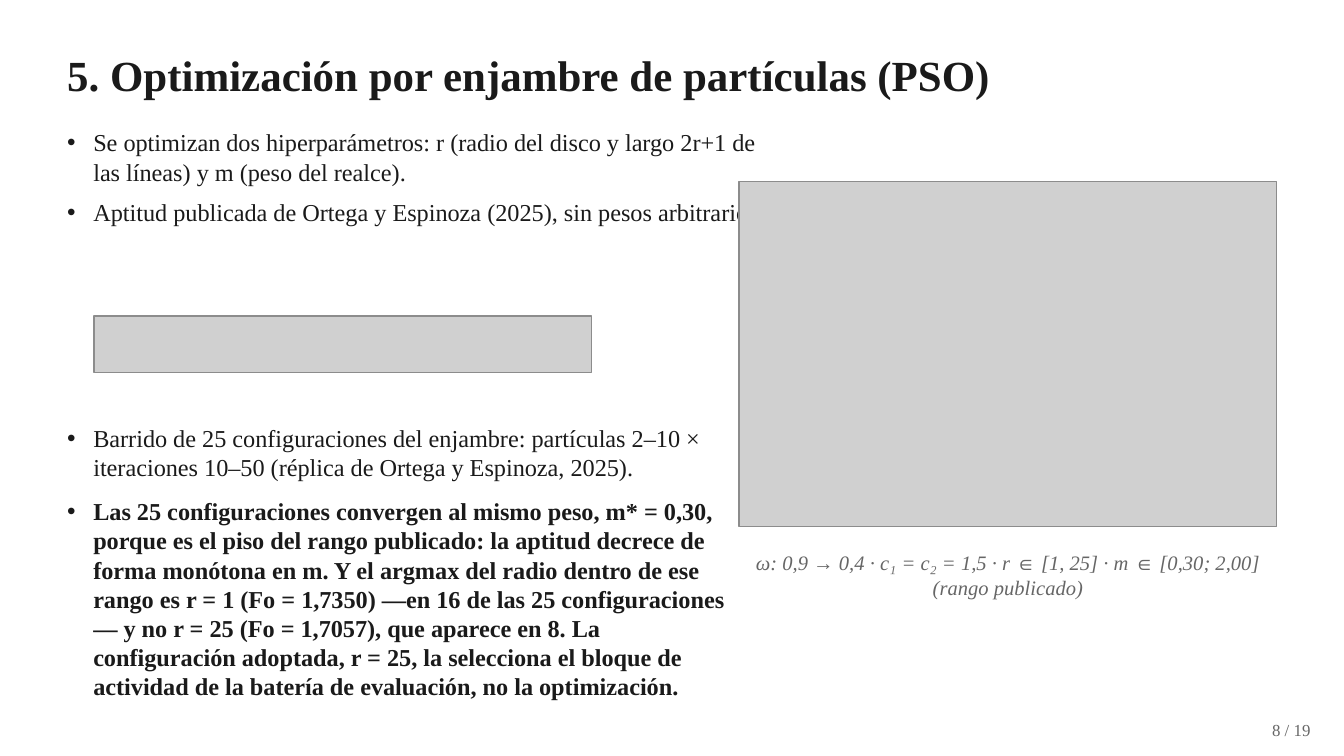
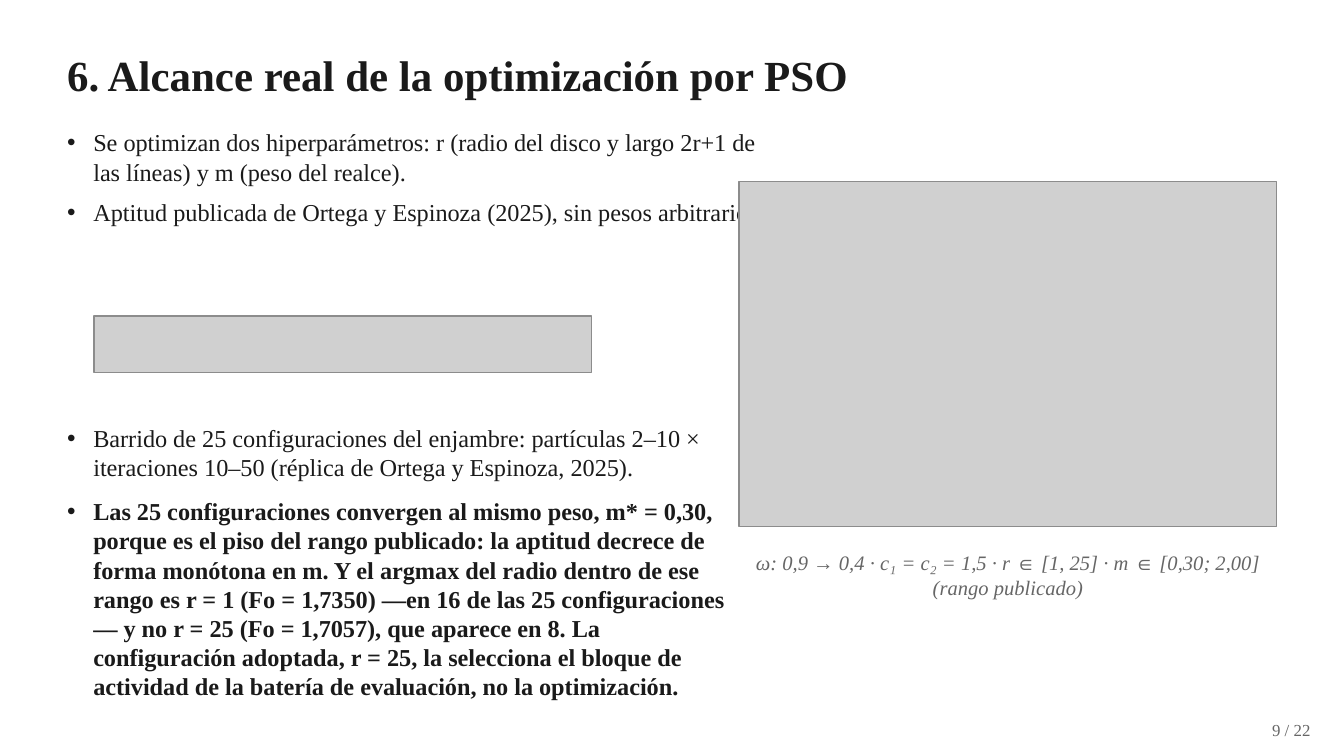
Before and after one commit to YanBajac/TFM_Fusion_Imagenes_Propuesta_Oficial, a slide deck: slide 9 of docs/Tesis_Defensa_Presentacion.pptx (slide 8 before the commit). Drawn at 1344x756 pixels with LibreOffice and Linux fonts; fonts in the diff are those of the drawing; grey boxes stand for pictures. Boxes give left, top, right and bottom in pixels: in the first picture for what was removed or moved away, otherwise in the second. Text is boxed around its words. In the diff, an @@ line names an element or a change of style, - is before the commit and + after.

```diff
--- a/docs/Tesis_Defensa_Presentacion.pptx
+++ b/docs/Tesis_Defensa_Presentacion.pptx
@@ text at (67, 61, 847, 100): text changed @@
-5. Optimización por enjambre de partículas (PSO)
+6. Alcance real de la optimización por PSO
@@ text at (1272, 725, 1311, 736): text changed @@
-8 / 19
+9 / 22
```
Also in this commit, not shown: 15 other slides changed, 5 slides added, 1 slide removed, 3 other files.
